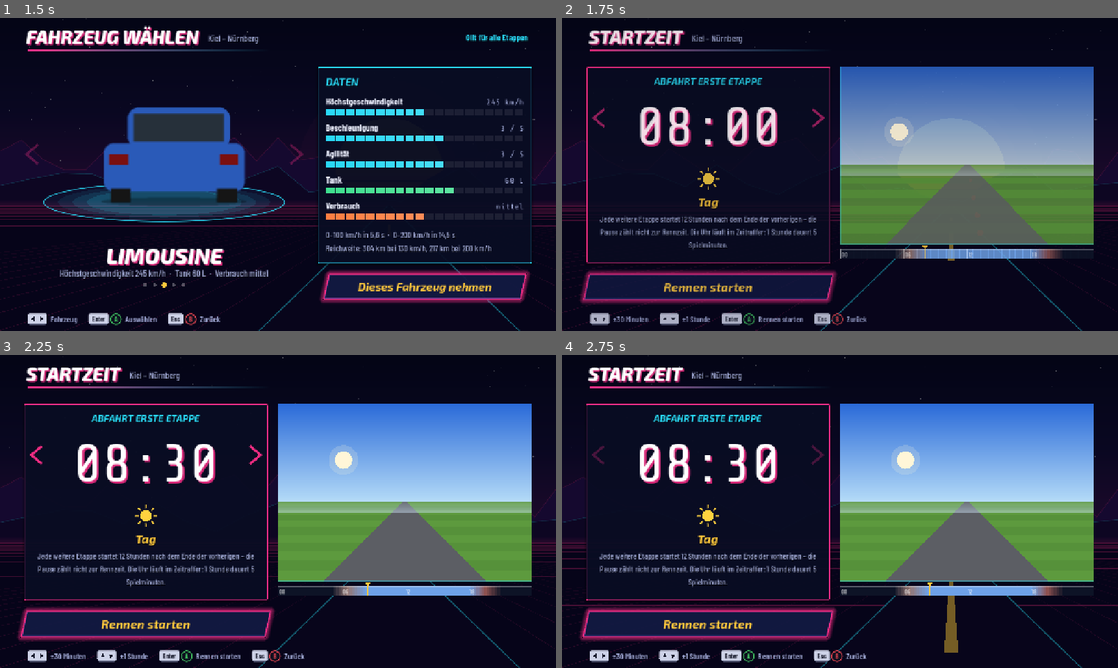
Above: before the commit, frames 1-4 (two rows, left to right).
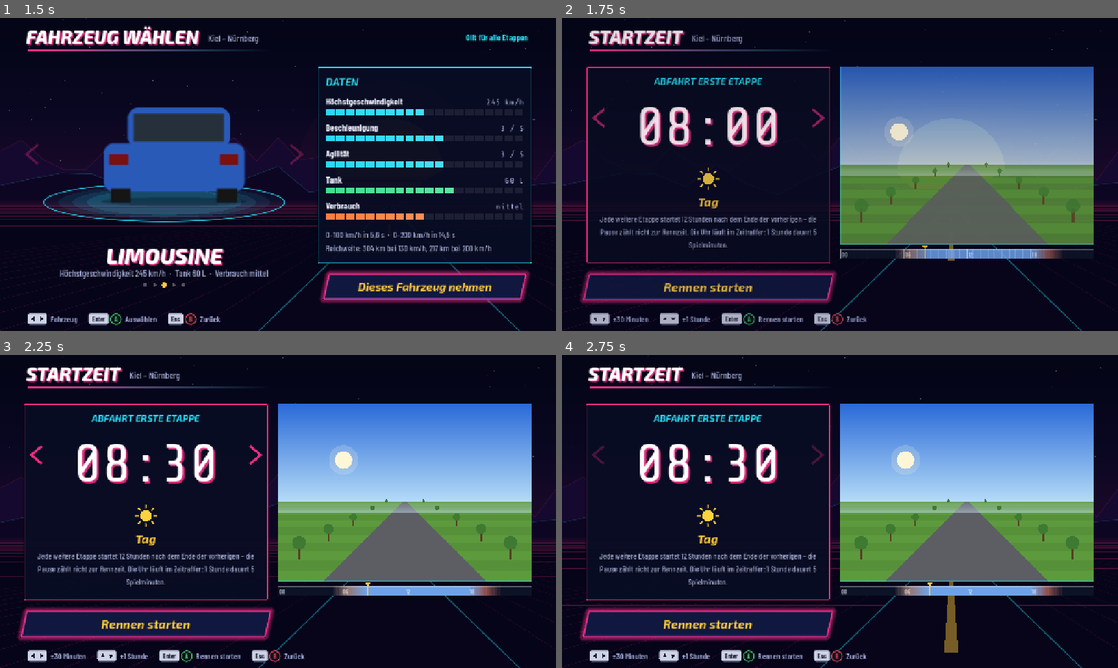
Above: after the commit, the same moments.

Repository: MBAdept/Crossing-Europe---A-Racing-XPerience
Game: Godot game, scene res://scenes/main.tscn
Two runs of this game, one before a commit and one after it. Both use one fixed random seed, a clock stepped at 60 frames per second and the inputs below.
Inputs (mouse positions are in pixels of both pictures, inside the frame that each line leads up to):
- Up to frame 1 (1.5 s): tap Enter (ui_accept) at 0.5, 0.77 s; move the mouse to (400, 158) at 0.52 s; hold Right (steer_right) 0.53-1.28 s; tap P at 0.6, 1.35 s; click (400, 158) at 0.67 s; move the mouse to (166, 190) at 1.27 s; hold Down (brake) from 1.28 s (still down); click (166, 190) at 1.42 s
- Up to frame 2 (1.75 s): keep holding Down (brake); tap Enter (ui_accept) at 1.52 s
- Up to frame 3 (2.25 s): move the mouse to (333, 442) at 2.02 s; release Down (brake) at 2.03 s; hold Right (steer_right) from 2.03 s (still down); tap P at 2.1 s; click (333, 442) at 2.17 s
- Up to frame 4 (2.75 s): keep holding Right (steer_right)

Frame 1 is identical in both runs. In frame 2, 0.1% of the frame differs, in the area x 53-93%, y 46-66%; in frame 3, 0.2%, in the area x 52-93%, y 46-66%; in frame 4, 0.2%.

Commit message:
UI und Audio: Feinschliff, Moduldoku, Robustheit
- docs/ui.md: Stil, Dateien, Ablauf, Rennstand, Bedienung, HUD, Karte,
  Audio, API-Ergänzungen, Debug-Bildschirme und Konfiguration
- Routenaufzählung mit Zeitbudget (große Touren blockieren das Menü nicht),
  StagePlans werden im Menü zwischengespeichert
- Kartendatei per --map-file testbar; Palette der Rennszene wird zur Laufzeit
  gebunden (Fallback-Farben)
- Radarblitz-Klang mit Klick + Piepton, Motor-Schleifen ohne Gleichanteil und
  weicher gefiltert, Mausbedienung der Pfeile, Sounds im Pausenmenü,
  Tageszeit-Vorschau mit Bäumen, Kilometerzähler "km x / Länge"

Co-Authored-By: Claude Opus 5.5 <noreply@anthropic.com>
Claude-Session: https://claude.ai/code/session_01PFUioZ3CbJFXvrcqAMyLYq

Diff:
--- a/scripts/audio/audio_manager.gd
+++ b/scripts/audio/audio_manager.gd
@@ -152,7 +152,9 @@
 
 
 func _generate_music() -> void:
+	var t0 := Time.get_ticks_msec()
 	_music_samples = SfxSynth.music_loop()
+	print("AudioManager: Menümusik erzeugt in %d ms" % (Time.get_ticks_msec() - t0))
 	_on_music_ready.call_deferred()
 
 
--- a/scripts/audio/sfx_synth.gd
+++ b/scripts/audio/sfx_synth.gd
@@ -53,7 +53,14 @@
 	return b
 
 
+## Removes the DC offset and scales to the given peak.
 static func normalize(b: PackedFloat32Array, peak: float = 0.9) -> PackedFloat32Array:
+	var mean := 0.0
+	for v in b:
+		mean += v
+	mean /= maxf(b.size(), 1.0)
+	for i in b.size():
+		b[i] -= mean
 	var m := 0.0001
 	for v in b:
 		m = maxf(m, absf(v))
@@ -108,7 +115,8 @@
 			else:
 				s += 0.04 * env * rng.randf_range(-1.0, 1.0)
 			b[k * ENGINE_PERIOD + i] = s * amp
-	lowpass_loop(b, 2600.0 if on_load else 1300.0)
+	lowpass_loop(b, 2200.0 if on_load else 1300.0)
+	lowpass_loop(b, 3200.0 if on_load else 2000.0)
 	return normalize(b, 0.85)
 
 
@@ -223,21 +231,25 @@
 	return normalize(b, 0.95)
 
 
-## Radar flash: shutter click + charging flash whine.
+## Radar flash: shutter click, warning beep and the charging whine of the flash unit.
 static func radar_flash() -> PackedFloat32Array:
 	var rng := RandomNumberGenerator.new()
 	rng.seed = 6
-	var b := _buf(0.5)
+	var b := _buf(0.55)
 	var ph := 0.0
 	for i in b.size():
 		var t := float(i) / RATE
 		var click := 0.0
 		if t < 0.006 or (t > 0.07 and t < 0.078):
 			click = rng.randf_range(-1.0, 1.0)
-		var f := lerpf(1800.0, 4600.0, minf(t / 0.35, 1.0))
+		var beep_v := 0.0
+		if t > 0.1 and t < 0.28:
+			var tb := t - 0.1
+			beep_v = _tone(1480.0, tb) * minf(1.0, tb / 0.004) * minf(1.0, (0.18 - tb) / 0.02) * 0.45
+		var f := lerpf(1800.0, 4600.0, minf(t / 0.45, 1.0))
 		ph += TAU * f / RATE
-		var whine := 0.3 * sin(ph) * _env_ad(t, 0.02, 0.18)
-		b[i] = click * 0.9 + whine
+		var whine := 0.22 * sin(ph) * _env_ad(t, 0.03, 0.2)
+		b[i] = click * 0.9 + beep_v + whine
 	return normalize(b, 0.85)
 
 
--- a/scripts/ui/hud.gd
+++ b/scripts/ui/hud.gd
@@ -333,7 +333,7 @@
 	# player marker
 	draw_colored_polygon(PackedVector2Array([Vector2(px - 7, y - 13), Vector2(px + 7, y - 13), Vector2(px, y - 3)]), Color.WHITE)
 	draw_circle(Vector2(px, y), 4.5, UiTheme.ACCENT_2)
-	var left := tr("km %s") % UiFormat.decimal(km, 1)
+	var left := tr("km %s / %s") % [UiFormat.decimal(km, 1), UiFormat.decimal(length, 0)]
 	var right := tr("noch %s") % UiFormat.km(maxf(0.0, length - km), 0)
 	_text(Vector2(x0, y + 30), left, _f_mono, 17, UiTheme.TEXT)
 	_text(Vector2(x0, y + 30), right, _f_mono, 17, UiTheme.TEXT_DIM, HORIZONTAL_ALIGNMENT_RIGHT, bw)
--- a/scripts/ui/pause_menu.gd
+++ b/scripts/ui/pause_menu.gd
@@ -49,6 +49,9 @@
 		b.custom_minimum_size = Vector2(400, 52)
 		var sig: Signal = pair[1]
 		b.pressed.connect(func() -> void: sig.emit())
+		b.focus_entered.connect(func() -> void:
+			if Time.get_ticks_msec() - _opened_at > 120:
+				UiKit.sound("ui_move"))
 		box.add_child(b)
 		_buttons.append(b)
 	var hint := KeyHints.new([[["Enter", "pad:A"], tr("Auswählen")], [["Esc", "pad:B"], tr("Weiterfahren")]])
--- a/scripts/ui/race_state.gd
+++ b/scripts/ui/race_state.gd
@@ -258,17 +258,21 @@
 
 ## Enumerates complete routes from the race start to the finish. options_fn is
 ## Callable(race_id, current_city, waypoint_index, visited) -> Array of legs (GameData.next_options).
-## Each route is an Array of legs. Bounded by max_routes / max_depth / max_calls (big tours).
-static func enumerate_routes(race: Dictionary, options_fn: Callable, max_routes: int = 64, max_depth: int = 60, max_calls: int = 3000) -> Array:
+## Each route is an Array of legs. Bounded by max_routes / max_depth / max_calls and – if max_ms > 0 –
+## a time budget in milliseconds (big tours with expensive routing must not stall the menu).
+static func enumerate_routes(race: Dictionary, options_fn: Callable, max_routes: int = 64, max_depth: int = 60, max_calls: int = 3000, max_ms: float = 0.0) -> Array:
 	var probe := RaceState.create(race, "", 8.0, 0)
 	var out: Array = []
-	var budget := [max_calls]
+	var deadline := Time.get_ticks_usec() + int(max_ms * 1000.0) if max_ms > 0.0 else 0
+	var budget := [max_calls, deadline]
 	_dfs(probe.race_id, probe.finish_city, probe.waypoints, probe.current_city, probe.waypoint_index, probe.route.duplicate(), [], options_fn, out, max_routes, max_depth, budget)
 	return out
 
 
 static func _dfs(race_id: String, finish: String, wps: Array[String], city: String, wp_index: int, visited: Array, path: Array, options_fn: Callable, out: Array, max_routes: int, max_depth: int, budget: Array) -> void:
 	if out.size() >= max_routes or int(budget[0]) <= 0:
+		return
+	if int(budget[1]) > 0 and Time.get_ticks_usec() > int(budget[1]):
 		return
 	if wp_index >= wps.size() and city == finish and not path.is_empty():
 		out.append(path.duplicate())
--- a/scripts/ui/screens/start_time_screen.gd
+++ b/scripts/ui/screens/start_time_screen.gd
@@ -42,6 +42,7 @@
 	note.custom_minimum_size = Vector2(500, 0)
 	left.add_child(note)
 	var arrows := _ClockArrows.new()
+	arrows.clicked.connect(_step)
 	UiKit.place(self, arrows, Rect2(56, 150, 560, 160))
 	_preview = SkyPreview.new()
 	UiKit.place(self, _preview, Rect2(640, 112, 584, 452))
@@ -63,10 +64,14 @@
 	elif event.is_action_pressed("ui_down", true):
 		d = -2
 	if d != 0:
-		_index = posmod(_index + d, _steps.size())
-		UiKit.sound("ui_move")
-		_update()
+		_step(d)
 		get_viewport().set_input_as_handled()
+
+
+func _step(d: int) -> void:
+	_index = posmod(_index + d, _steps.size())
+	UiKit.sound("ui_move")
+	_update()
 
 
 func _update() -> void:
@@ -88,8 +93,18 @@
 
 
 class _ClockArrows extends Control:
+	signal clicked(dir: int)
+
 	func _init() -> void:
-		mouse_filter = Control.MOUSE_FILTER_IGNORE
+		mouse_filter = Control.MOUSE_FILTER_PASS
+
+	func _gui_input(event: InputEvent) -> void:
+		if event is InputEventMouseButton and event.pressed and (event as InputEventMouseButton).button_index == MOUSE_BUTTON_LEFT:
+			var x := (event as InputEventMouseButton).position.x
+			if x < 80.0:
+				clicked.emit(-1)
+			elif x > size.x - 80.0:
+				clicked.emit(1)
 
 	func _process(_d: float) -> void:
 		queue_redraw()
--- a/scripts/ui/screens/vehicle_screen.gd
+++ b/scripts/ui/screens/vehicle_screen.gd
@@ -35,6 +35,7 @@
 	_class = UiKit.label("", UiTheme.F.BODY_MEDIUM, 21, UiTheme.TEXT_DIM, HORIZONTAL_ALIGNMENT_CENTER)
 	UiKit.place(self, _class, Rect2(48, 572, 660, 30))
 	var arrows := _Arrows.new()
+	arrows.clicked.connect(_switch)
 	UiKit.place(self, arrows, Rect2(48, 112, 660, 480))
 	_dots = _Dots.new()
 	(_dots as _Dots).screen = self
@@ -121,10 +122,6 @@
 	return tr("mittel")
 
 
-func _click(dir: int) -> void:
-	_switch(dir)
-
-
 class _StatBars extends Control:
 	var rows: Array = []
 
@@ -146,8 +143,18 @@
 
 
 class _Arrows extends Control:
+	signal clicked(dir: int)
+
 	func _init() -> void:
-		mouse_filter = Control.MOUSE_FILTER_IGNORE
+		mouse_filter = Control.MOUSE_FILTER_PASS
+
+	func _gui_input(event: InputEvent) -> void:
+		if event is InputEventMouseButton and event.pressed and (event as InputEventMouseButton).button_index == MOUSE_BUTTON_LEFT:
+			var x := (event as InputEventMouseButton).position.x
+			if x < 90.0:
+				clicked.emit(-1)
+			elif x > size.x - 90.0:
+				clicked.emit(1)
 
 	func _draw() -> void:
 		var cy := size.y * 0.42
--- a/scripts/ui/ui_data.gd
+++ b/scripts/ui/ui_data.gd
@@ -12,6 +12,8 @@
 static var _net: Dictionary = {}           ## sample network (cities, stages, ferries, races, countries)
 static var _boards: Dictionary = {}        ## sample leaderboards: key -> Array[Dictionary]
 static var _route_cache: Dictionary = {}
+static var _map_override: Dictionary = {}
+static var _plan_cache: Dictionary = {}
 
 
 static func _node(n: String) -> Node:
@@ -33,6 +35,7 @@
 	sample = true
 	_net = net
 	_route_cache.clear()
+	_plan_cache.clear()
 
 
 # --- network ---------------------------------------------------------------------------------
@@ -71,7 +74,14 @@
 	return _gd_dict("countries")
 
 
+## Map polygons (GameData.map_data). Debug: CLI --map-file=<path> loads another map file of the
+## same format (ARCHITECTURE.md §4.5), e.g. to test the polygon rendering before the real map exists.
 static func map_data() -> Dictionary:
+	if CliArgs.has("map-file"):
+		if _map_override.is_empty():
+			var d: Variant = ConfigLoader.load_json(CliArgs.get_string("map-file"))
+			_map_override = d if d is Dictionary else {"countries": []}
+		return _map_override
 	var gd := _node("GameData")
 	if gd == null:
 		return {}
@@ -128,16 +138,21 @@
 	return out
 
 
-## Stage resolved for a direction (StagePlan) – null if unknown.
+## Stage resolved for a direction (StagePlan, cached per session) – null if unknown.
 static func stage_plan(stage_id: String, from_city: String) -> StagePlan:
-	if use_sample_network():
-		if not stages().has(stage_id):
-			return null
-		return StagePlan.build(stages()[stage_id], from_city, cities(), countries(), cfg())
-	var gd := _node("GameData")
-	if gd == null or not gd.get("stages").has(stage_id):
-		return null
-	return gd.call("get_stage_plan", stage_id, from_city)
+	var key := "%s|%s|%s" % [stage_id, from_city, use_sample_network()]
+	if _plan_cache.has(key):
+		return _plan_cache[key]
+	var plan: StagePlan = null
+	if use_sample_network():
+		if stages().has(stage_id):
+			plan = StagePlan.build(stages()[stage_id], from_city, cities(), countries(), cfg())
+	else:
+		var gd := _node("GameData")
+		if gd != null and gd.get("stages").has(stage_id):
+			plan = gd.call("get_stage_plan", stage_id, from_city)
+	_plan_cache[key] = plan
+	return plan
 
 
 static func stage_board_key(stage_id: String, from_city: String) -> String:
@@ -198,7 +213,7 @@
 	if routes.is_empty():
 		var opt_fn := func(rid: String, city: String, wp: int, visited: Array) -> Array:
 			return next_options(rid, city, wp, visited)
-		routes = RaceState.enumerate_routes(race(race_id), opt_fn, 48, 60, 1500)
+		routes = RaceState.enumerate_routes(race(race_id), opt_fn, 48, 80, 1500, 160.0)
 	_route_cache[race_id] = routes
 	return routes
 
--- a/scripts/ui/widgets/sky_preview.gd
+++ b/scripts/ui/widgets/sky_preview.gd
@@ -1,8 +1,12 @@
 class_name SkyPreview
 extends Control
 ## Daytime preview for the start-time screen: a small landscape (sky, sun/moon, stars, fields, road)
-## coloured with the race renderer's palette (Palette.compute) for the chosen hour and weather,
+## coloured with the race renderer's palette (Palette.compute, bound at runtime with a fallback so a
+## change in the race module cannot break this script) for the chosen hour and weather,
 ## plus a 24-hour timeline with day/night bands and the selected time marker.
+
+const PALETTE_SCRIPT := "res://scripts/race/palette.gd"
+static var _palette_script: Script = null
 
 var hour := 8.0
 var weather := "normal"
@@ -26,11 +30,25 @@
 	queue_redraw()
 
 
+## Palette of the race renderer for an hour (fallback: simple day/night colours).
+static func palette(h: float, w: String, daytime_cfg: Dictionary) -> Dictionary:
+	if _palette_script == null and ResourceLoader.exists(PALETTE_SCRIPT):
+		_palette_script = load(PALETTE_SCRIPT)
+	if _palette_script != null:
+		var r: Variant = _palette_script.call("compute", h, w, daytime_cfg, false)
+		if r is Dictionary and (r as Dictionary).has("sky_top"):
+			return r
+	var night := 1.0 if (h < 6.0 or h > 20.0) else 0.0
+	return {"sky_top": Color("2a6ad8").lerp(Color("05070f"), night), "sky_bottom": Color("b3daf7").lerp(Color("15203d"), night),
+		"ambient": Color.WHITE.lerp(Color("39415a"), night), "fog": Color("c9e0f2").lerp(Color("0b1020"), night),
+		"stars": night, "lights": night, "sun_visible": night < 0.5, "sun_pos": Vector2(0.5, 0.3), "sun": Color("fff6d8")}
+
+
 func _draw() -> void:
 	var w := size.x
 	var h := size.y - 44.0
 	var hy := h * 0.55
-	var pal := Palette.compute(hour, weather, daytime, false)
+	var pal := palette(hour, weather, daytime)
 	var top: Color = pal.get("sky_top", Color.BLACK)
 	var bottom: Color = pal.get("sky_bottom", Color.DIM_GRAY)
 	var amb: Color = pal.get("ambient", Color.WHITE)
@@ -63,8 +81,21 @@
 	var fog: Color = pal.get("fog", Color.GRAY)
 	draw_polygon(PackedVector2Array([Vector2(0, hy - 8), Vector2(w, hy - 8), Vector2(w, hy + 26), Vector2(0, hy + 26)]),
 		PackedColorArray([Color(fog, 0.0), Color(fog, 0.0), Color(fog, 0.5), Color(fog, 0.5)]))
+	# tree silhouettes beside the road (tinted by the ambient light)
+	var leaf := Color("3e7a32") * amb
+	leaf.a = 1.0
+	var trunk := Color("5a3d22") * amb
+	trunk.a = 1.0
+	for side: float in [-1.0, 1.0]:
+		for i in 5:
+			var f := pow(float(i + 1) / 6.0, 1.7)
+			var base_y := hy + (h - hy) * f
+			var x := w * 0.5 + side * (w * 0.05 + w * 0.5 * f)
+			var sz := 6.0 + 40.0 * f
+			draw_rect(Rect2(x - sz * 0.08, base_y - sz * 0.9, sz * 0.16, sz * 0.9), trunk)
+			draw_circle(Vector2(x, base_y - sz * 1.1), sz * 0.45, leaf)
 	var lights := float(pal.get("lights", 0.0))
-	if lights > 0.05:
+	if lights > 0.3:
 		for i in 4:
 			var f := 0.2 + i * 0.22
 			var p := Vector2(w * 0.5, hy).lerp(Vector2(w * 0.5 + w * 0.06, h), f)
@@ -77,7 +108,7 @@
 	var n := 96
 	for i in n:
 		var hh := 24.0 * i / n
-		var p := Palette.compute(hh, "normal", daytime, false)
+		var p := palette(hh, "normal", daytime)
 		var c: Color = (p.get("sky_top", Color.BLACK) as Color).lerp(p.get("sky_bottom", Color.BLACK), 0.5)
 		draw_rect(Rect2(r.position.x + r.size.x * i / n, r.position.y, r.size.x / n + 1.0, r.size.y), c)
 	draw_rect(r, Color(1, 1, 1, 0.3), false, 1.0)
--- a/tests/unit/ui/test_race_state.gd
+++ b/tests/unit/ui/test_race_state.gd
@@ -154,3 +154,9 @@
 	var with_wp := {"id": "kn", "start": "kiel", "finish": "nuernberg", "waypoints": ["frankfurt"]}
 	assert_eq(RaceState.enumerate_routes(with_wp, fn).size(), 3, "nur Routen über Frankfurt (H-F-N, H-K-F-N, H-F-K-N)")
 	assert_eq(RaceState.enumerate_routes(race, fn, 2).size(), 2, "Begrenzung max_routes")
+	var slow := func(rid: String, city: String, wp: int, visited: Array) -> Array:
+		OS.delay_msec(4)
+		return fn.call(rid, city, wp, visited)
+	var t0 := Time.get_ticks_msec()
+	RaceState.enumerate_routes(race, slow, 64, 60, 3000, 10.0)
+	assert_true(Time.get_ticks_msec() - t0 < 60, "Zeitbudget wird eingehalten")
Not shown, added: docs/ui.md
